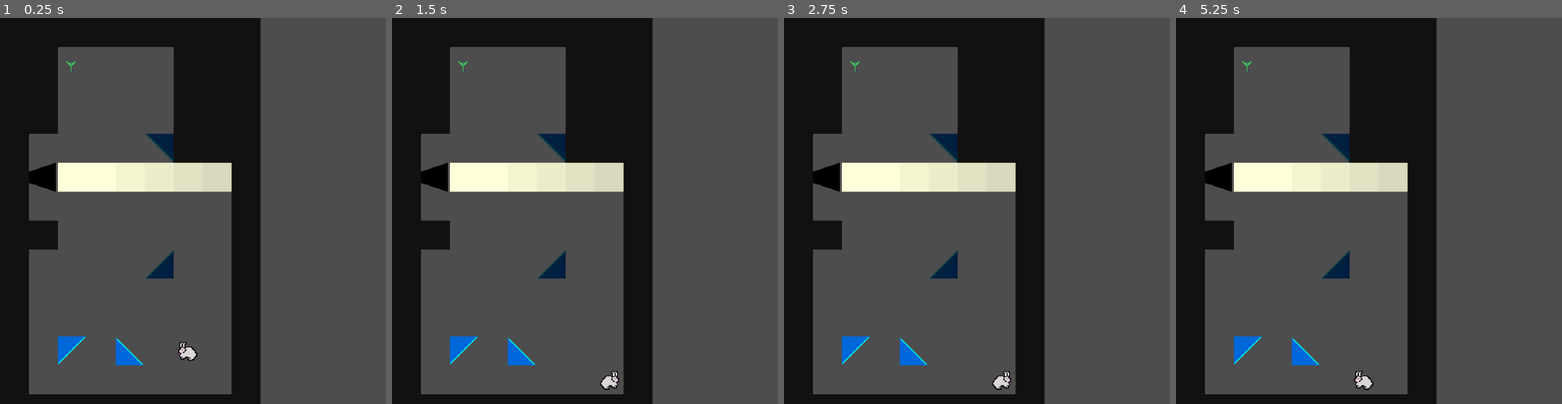
Above: before the commit, frames 1-4 (left to right).
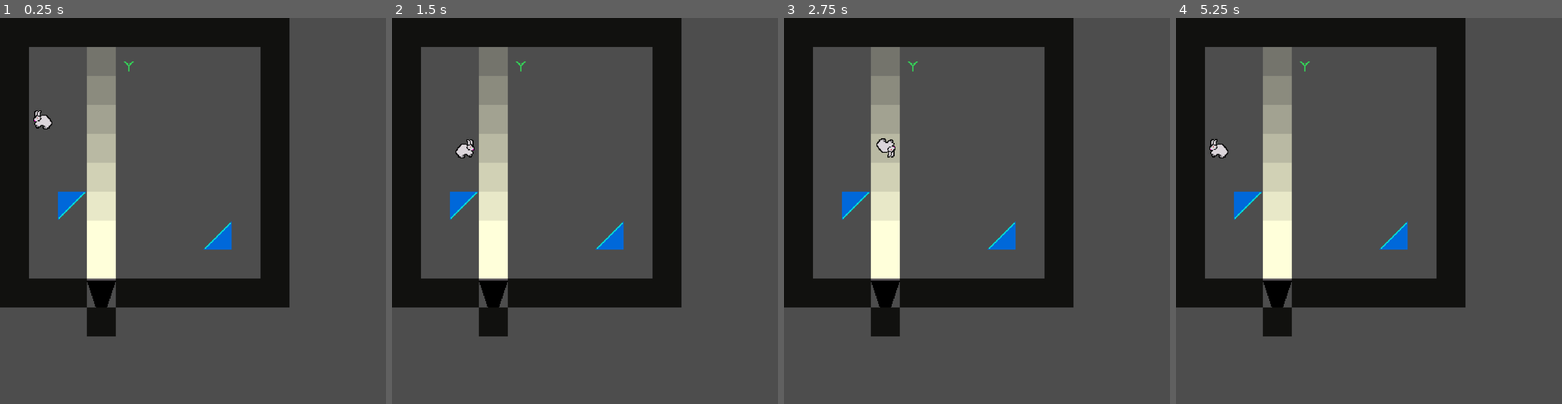
Above: after the commit, the same moments.

Repository: VideoJams/RabbitJam
Game: Godot game, scene res://scenes/main.tscn
Two runs of this game, one before a commit and one after it. Both use one fixed random seed, a clock stepped at 60 frames per second and the inputs below.
Inputs:
- Up to frame 1 (0.25 s): no input
- Up to frame 2 (1.5 s): tap Enter at 0.5 s; hold Right (ui_right) 0.53-1.28 s; tap Space at 1.25 s; hold Down (ui_down) from 1.28 s (still down)
- Up to frame 3 (2.75 s): tap Enter at 2 s; release Down (ui_down) at 2.03 s; hold Right (ui_right) from 2.03 s (still down)
- Up to frame 4 (5.25 s): tap Space at 2.75, 4.25 s; release Right (ui_right) at 2.78 s; hold Up (ui_up) 2.78-3.53 s; tap Enter at 3.5 s; hold Left (ui_left) 3.53-5.03 s; hold Down (ui_down) from 5.03 s (still down)

The runs differ from the first frame. In frame 1, 36% of the frame differs, in the area x 0-75%, y 0-100%; in frame 2, 36%; in frame 3, 36%; in frame 4, 36%.

Commit message:
Calculate and set light reduction for each level

Diff:
--- a/scripts/carrot.gd
+++ b/scripts/carrot.gd
@@ -9,5 +9,6 @@
 
 func _on_area_entered(area: Area2D) -> void:
 	if (area.is_in_group("light")):
-		sprite.play("grow")
-		collectible = true
+		if !collectible:
+			sprite.play("grow")
+			collectible = true
--- a/scripts/level.gd
+++ b/scripts/level.gd
@@ -10,44 +10,43 @@
 
 var light_updating = false
 var light_direction = Vector2.UP
-var light_reduction = 0.055
+#var light_reduction = 0.055
+var light_reduction
 var level = 1
 
 var rabbit
 var spotlight
 
 func _ready() -> void:
-	#light_direction = 0.13
-	#level_one()
-	#LEVEL 2
-	light_reduction = 0.055
-	level_two()
+	level_one()
+
+func reset_level():
+	await get_tree().create_timer(1.0).timeout
+	for child in get_children():
+		child.queue_free()
+	level_one()
 
 func level_one() -> void:
-	##Create walls
+	set_light_reduction(9)
 	create_walls(10, 10)
 
-	##Create light
-	#create_spotlight(Vector2(112.0, 272.0), "N")
 	create_spotlight(Vector2(112.0, 304.0), "N")
 
-	##Create mirrors
 	create_mirror(Vector2(80.0, 208.0), "SE")
 	create_mirror(Vector2(240.0, 240.0), "NW")
-	create_mirror(Vector2(112.0, 48.0), "SW", "heavy")
+	#create_mirror(Vector2(112.0, 48.0), "SW", "heavy")
 
-	##Create carrot
 	var carrot = carrot_scene.instantiate()
 	carrot.global_position = Vector2(144.0, 48.0)
 	add_child(carrot)
 
-	##Create rabbit
 	rabbit = rabbit_scene.instantiate()
 	rabbit.global_position = Vector2(48.0, 112.0)
 	rabbit.connect("dead", reset_level)
 	add_child(rabbit)
 
 func level_two() -> void:
+	set_light_reduction(16)
 	create_walls(9, 14)
 	create_wall(Vector2(48, 48))
 	create_wall(Vector2(48, 80))
@@ -61,18 +60,18 @@
 	create_wall(Vector2(240, 80))
 	create_wall(Vector2(240, 112))
 	create_wall(Vector2(240, 144))
+
 	create_spotlight(Vector2(48, 176), "E")
+
 	create_mirror(Vector2(176.0, 144.0), "SW", "heavy")
 	create_mirror(Vector2(176.0, 272.0), "NW", "heavy")
 	create_mirror(Vector2(80.0, 368.0), "SE")
 	create_mirror(Vector2(144.0, 368.0), "NE")
 
-	##Create carrot
 	var carrot = carrot_scene.instantiate()
 	carrot.global_position = Vector2(80.0, 48.0)
 	add_child(carrot)
 
-	##Create rabbit
 	rabbit = rabbit_scene.instantiate()
 	rabbit.global_position = Vector2(208.0, 368.0)
 	rabbit.connect("dead", reset_level)
@@ -83,21 +82,23 @@
 
 	create_spotlight(Vector2(272, 80), "W")
 	create_spotlight(Vector2(272, 112), "W")
+
 	create_mirror(Vector2(80.0, 48.0), "SE")
 	create_mirror(Vector2(176.0, 272.0), "SW")
 	create_mirror(Vector2(144.0, 176.0), "NE")
 	create_mirror(Vector2(176.0, 112.0), "NE")
 
-	##Create carrot
 	var carrot = carrot_scene.instantiate()
 	carrot.global_position = Vector2(80.0, 48.0)
 	add_child(carrot)
 
-	##Create rabbit
 	rabbit = rabbit_scene.instantiate()
 	rabbit.global_position = Vector2(208.0, 368.0)
 	rabbit.connect("dead", reset_level)
 	add_child(rabbit)
+
+func set_light_reduction(lights: int) -> void:
+	light_reduction = 0.91 / float(lights - 2)
 
 func create_walls(width: int, height: int) -> void:
 	var start_pos = Vector2(16, 16)
@@ -160,12 +161,6 @@
 	mirror.connect("moved", update_light)
 	add_child(mirror)
 
-func reset_level():
-	await get_tree().create_timer(1.0).timeout
-	for child in get_children():
-		child.queue_free()
-	level_two()
-
 func update_light() -> void:
 	rabbit.can_move = false
 	for child in get_children():
@@ -173,6 +168,7 @@
 			var loc = child.global_position
 			child.queue_free()
 			var new_light = light_scene.instantiate()
+			new_light.reduction = light_reduction
 			new_light.global_position = loc
 			new_light.direction = light_direction
 			new_light.connect("lit", _on_light_finished)
@@ -193,6 +189,7 @@
 		light_dir = Vector2.LEFT
 	new_light.global_position = spotlight.global_position + light_dir*32
 	new_light.direction = light_dir
+	new_light.reduction = light_reduction
 	new_light.connect("lit", _on_light_finished)
 	add_child(new_light)
 
--- a/scripts/light.gd
+++ b/scripts/light.gd
@@ -3,8 +3,11 @@
 signal lit
 var direction = Vector2.RIGHT
 var parents = 0
+#Level 1 reduction 0.13
 #var reduction = 0.13
-var reduction = 0.055
+#Level 2 reduction 0.055
+#var reduction = 0.055
+var reduction
 
 @onready var sprite = $Sprite2D
 @onready var light_scene = load("res://scenes/light.tscn")
@@ -23,13 +26,17 @@
 	else:
 		#Create a new light instance while light has not faded out
 		var light_instance = light_scene.instantiate()
+		light_instance.reduction = reduction
+		print(light_instance.reduction)
 		light_instance.connect("lit", func(): emit_signal("lit"))
-		add_child(light_instance)
 		light_instance.parents = parents+1
 		light_instance.direction = direction
 		light_instance.update_position()
+		add_child(light_instance)
 		for parent in parents:
 			light_instance.reduce_opacity(reduction)
+	print("parents: "+ str(parents))
+	print("opacity: "+ str(sprite.modulate.a))
 
 #func touching_mirror() -> Area2D:
 	#for area in get_overlapping_areas():
